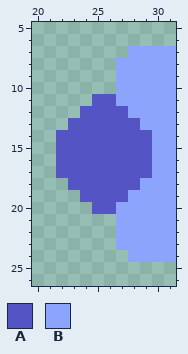
Two states of a pixel-art sprite, main/assets-raw/sprites/blocks/liquids/pulse siphon/pulse-siphon-cap.png. This is how it looked before the edit.
The file is 32x32 pixels. Shown: x 20..31, y 5..26.
Palette (. is transparent): A #5454c4  B #8ca4fc
Pixels before, first column x 22:
 7 ......BBBB
 8 .....BBBBB
 9 .....BBBBB
10 .....BBBBB
11 ...AABBBBB
12 ..AAAABBBB
13 .AAAAAABBB
14 AAAAAAAABB
15 AAAAAAAABB
16 AAAAAAAABB
17 AAAAAAAABB
18 .AAAAAABBB
19 ..AAAABBBB
20 ...AABBBBB
21 .....BBBBB
22 .....BBBBB
23 .....BBBBB
24 ......BBBB
And afterwards:
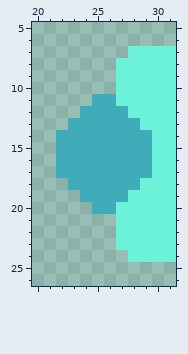
Author's note on the commit: update pulse siphon stuff also made them not melt for parity with pipes
The exact change:
colour A: #5454c4 -> #40acb9
colour B: #8ca4fc -> #6bf2d8
Boxes around the changes in both pictures, in picture pixels (x1, y1, x2, y2):
changed: (56, 46, 176, 262)
